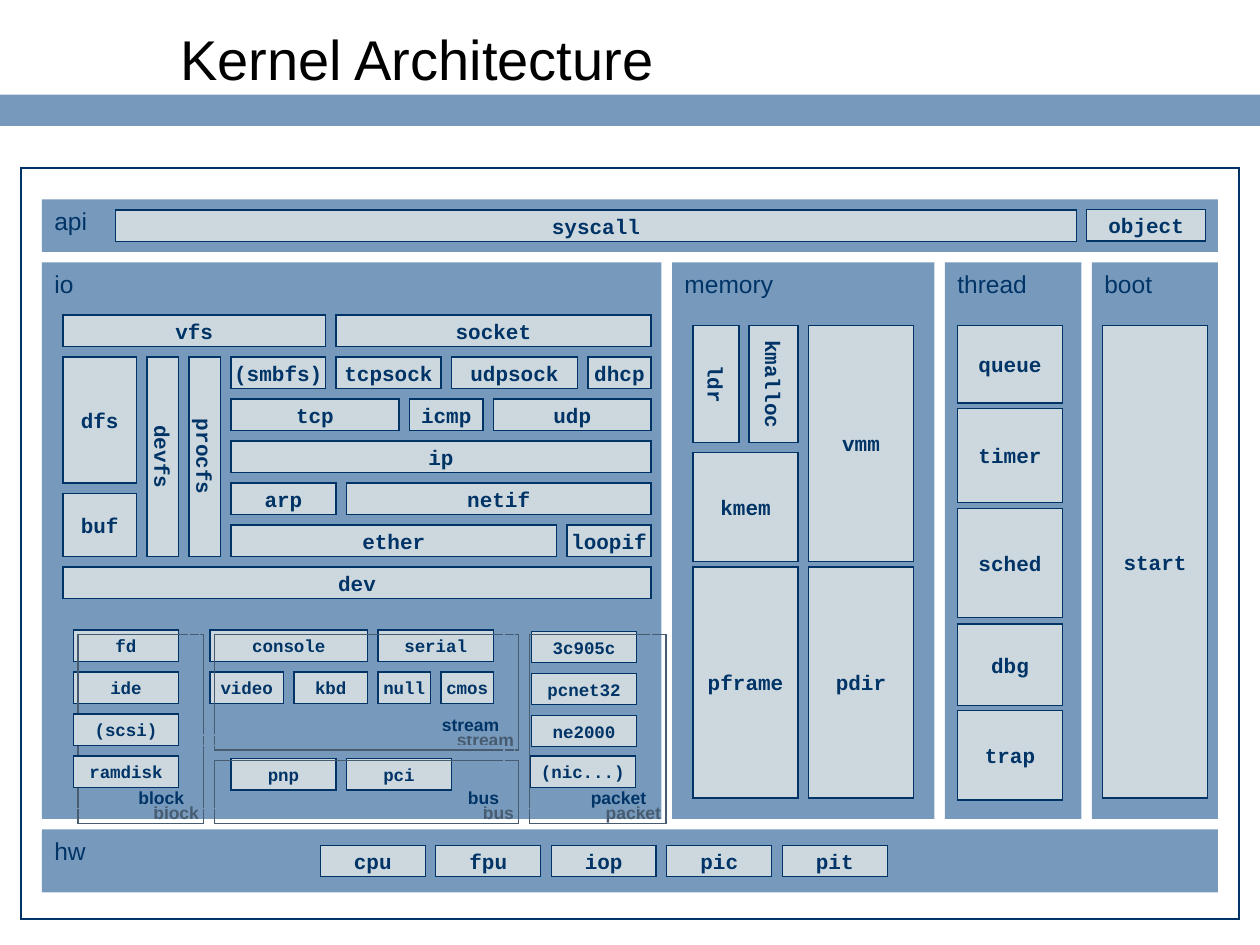
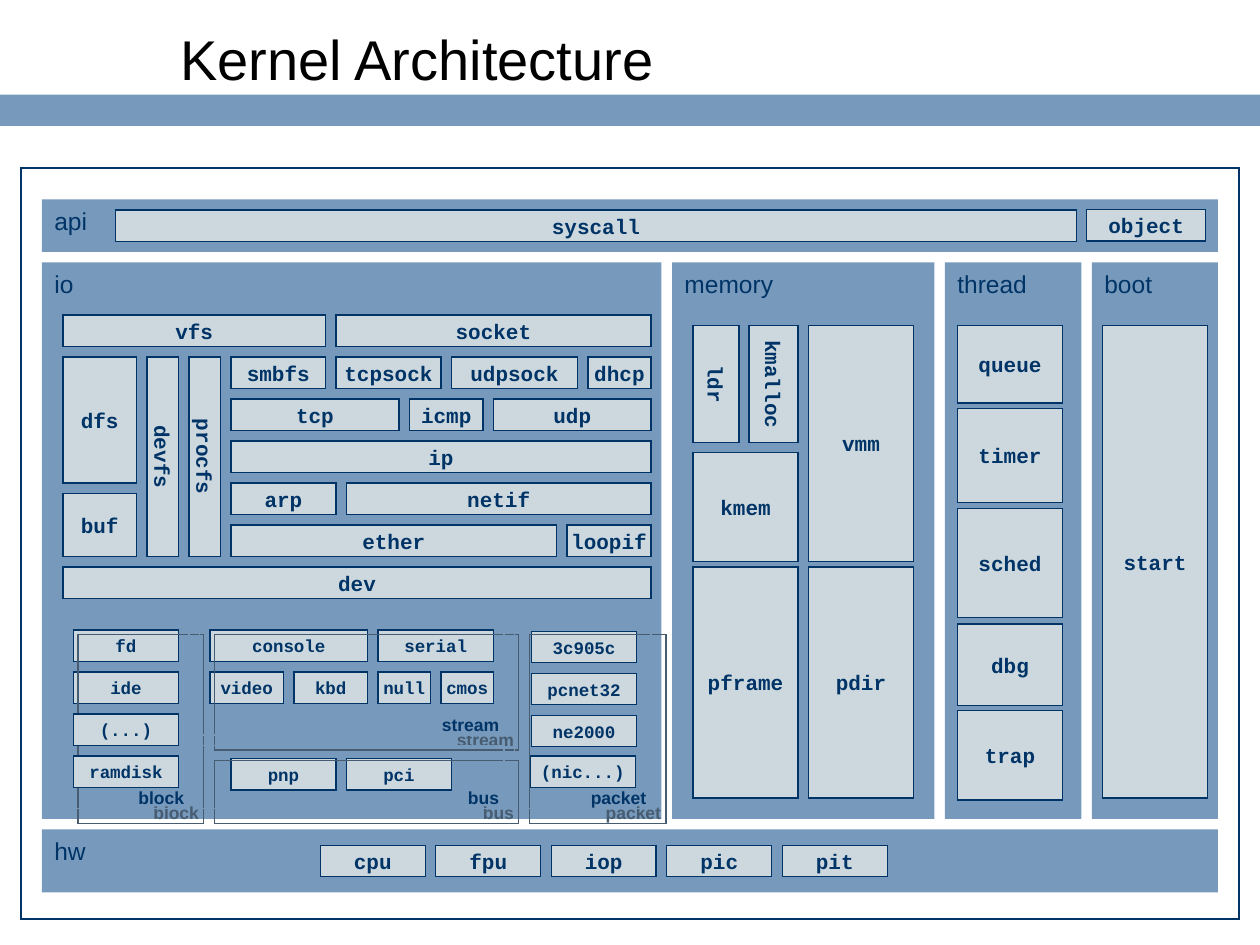
Before and after one commit to ringgaard/sanos, a slide deck: slide 9 of doc/sanostech.ppt. Drawn at 1260x945 pixels with LibreOffice and Linux fonts; fonts in the diff are those of the drawing; background and template pictures are left out. Boxes give left, top, right and bottom in pixels: in the first picture for what was removed or moved away, otherwise in the second. Text is boxed around its words. In the diff, an @@ line names an element or a change of style, - is before the commit and + after.

```diff
--- a/doc/sanostech.ppt
+++ b/doc/sanostech.ppt
@@ text in rectangle at <box>247,366,310,381</box>: text changed @@
-(smbfs)
+smbfs
@@ text in rectangle at <box>95,724,158,740</box>: text changed @@
-(scsi)
+(...)
```
Also in this commit, not shown: 13 other slides changed, 1 slide added.
